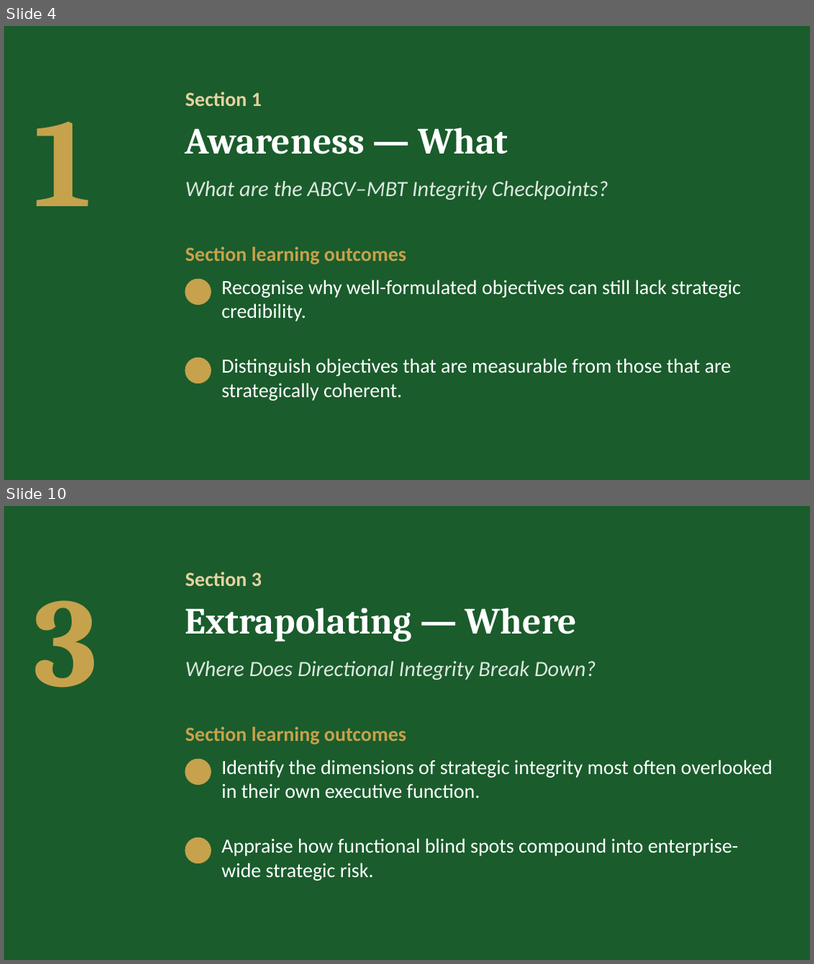
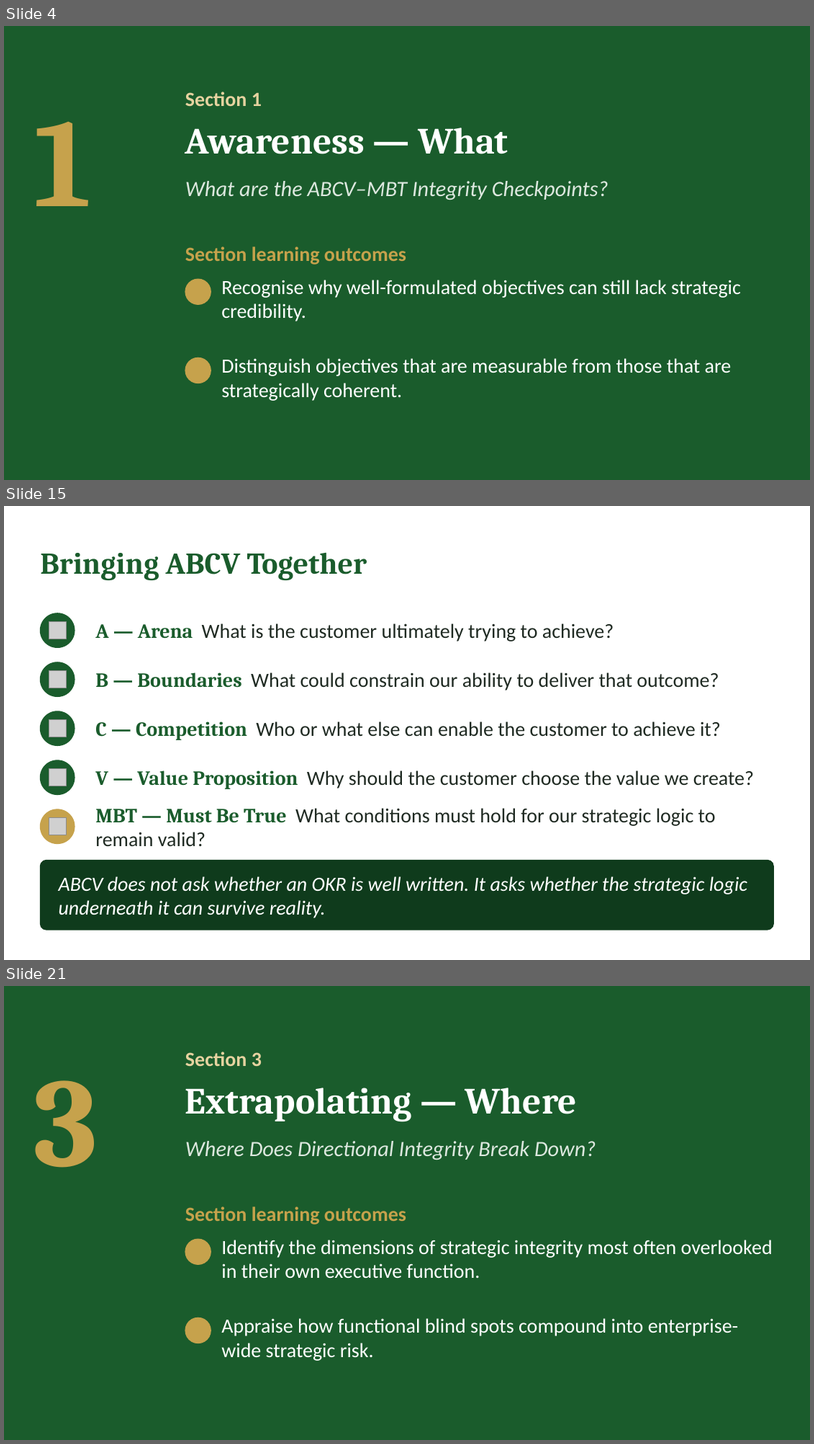
Before and after one commit to IBSL26/ibsl-platform, a slide deck: Unit decks/Unit 04 - Direction Integrity (ABCV-MBT).pptx. Shown one above the other, each under a label of ours: slides 4 and 10 before the commit, slides 4, 15 and 21 after it; the slides between them are not shown. The pictures are 814x964 and 814x1444 pixels, drawn with LibreOffice and Linux fonts; fonts in the diff are those of the drawing; grey boxes stand for pictures; background and template pictures are left out. Boxes give left, top, right and bottom in pixels: in the first picture for what was removed or moved away, otherwise in the second. Text is boxed around its words. In the diff, an @@ line names an element or a change of style, - is before the commit and + after.

```diff
--- a/Unit decks/Unit 04 - Direction Integrity (ABCV-MBT).pptx
+++ b/Unit decks/Unit 04 - Direction Integrity (ABCV-MBT).pptx
@@ slide 15 added at box(4, 506, 810, 960), background #FFFFFF @@
@@ text added at box(40, 553, 368, 581), 36 pt, text #1A5C2C, bold @@
+Bringing ABCV Together
@@ ellipse added at box(40, 613, 75, 648), fill #1A5C2C, outline #1A5C2C 1 pt @@
@@ picture added at box(49, 621, 66, 638) @@
@@ text added at box(95, 623, 614, 641), 24 pt, text #1F2A22 @@
+A — Arena What is the customer ultimately trying to achieve?
@@ ellipse added at box(40, 662, 75, 697), fill #1A5C2C, outline #1A5C2C 1 pt @@
@@ picture added at box(49, 671, 66, 687) @@
@@ text added at box(95, 672, 719, 690), 24 pt, text #1F2A22 @@
+B — Boundaries What could constrain our ability to deliver that outcome?
@@ ellipse added at box(40, 711, 75, 746), fill #1A5C2C, outline #1A5C2C 1 pt @@
@@ picture added at box(49, 720, 66, 736) @@
@@ text added at box(95, 721, 721, 740), 24 pt, text #1F2A22 @@
+C — Competition Who or what else can enable the customer to achieve it?
@@ ellipse added at box(40, 760, 75, 795), fill #1A5C2C, outline #1A5C2C 1 pt @@
@@ picture added at box(49, 769, 66, 785) @@
@@ text added at box(95, 770, 754, 789), 24 pt, text #1F2A22 @@
+V — Value Proposition Why should the customer choose the value we create?
@@ text added at box(95, 808, 716, 846), 24 pt, text #1F2A22 @@
+MBT — Must Be True What conditions must hold for our strategic logic to remain valid?
@@ ellipse added at box(40, 809, 75, 844), fill #C6A24C, outline #C6A24C 1 pt @@
@@ picture added at box(49, 818, 66, 834) @@
@@ rounded rectangle added at box(40, 860, 774, 929), fill #0F3B1C, outline #0F3B1C 1 pt @@
@@ text added at box(59, 876, 748, 918), 24 pt, text #FFFFFF, italic @@
+ABCV does not ask whether an OKR is well written. It asks whether the strategic logic underneath it can survive reality.
@@ what was slide 10 is now slide 21 @@
```
Also in this commit, not shown: 7 slides changed, 24 other slides added, 5 slides removed, 30 other files.
